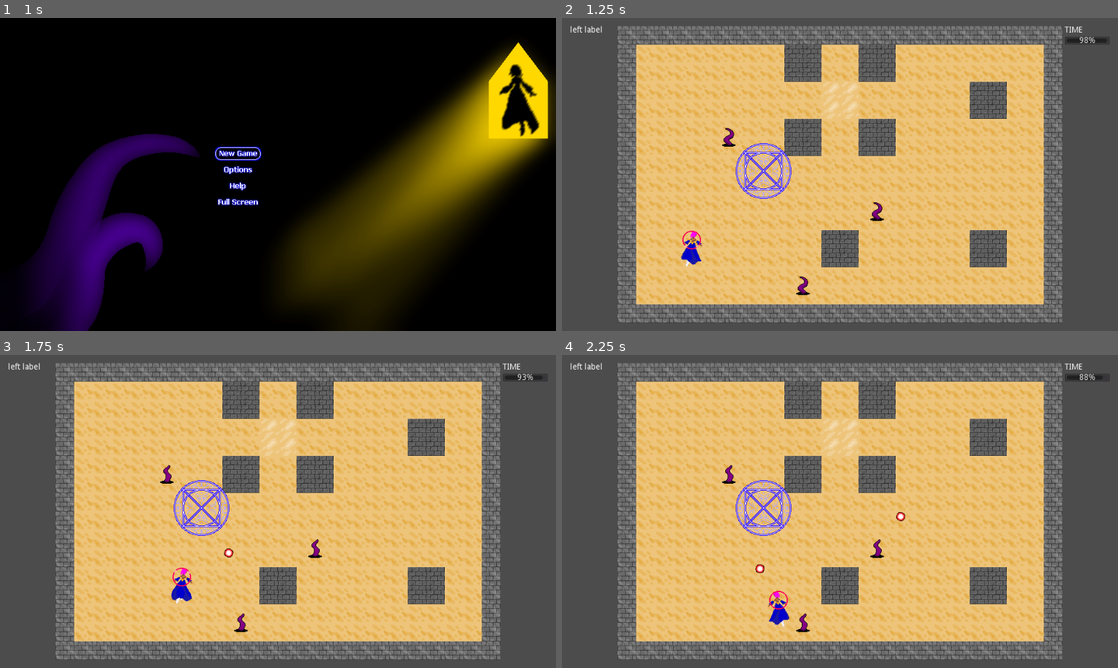
Above: before the commit, frames 1-4 (two rows, left to right).
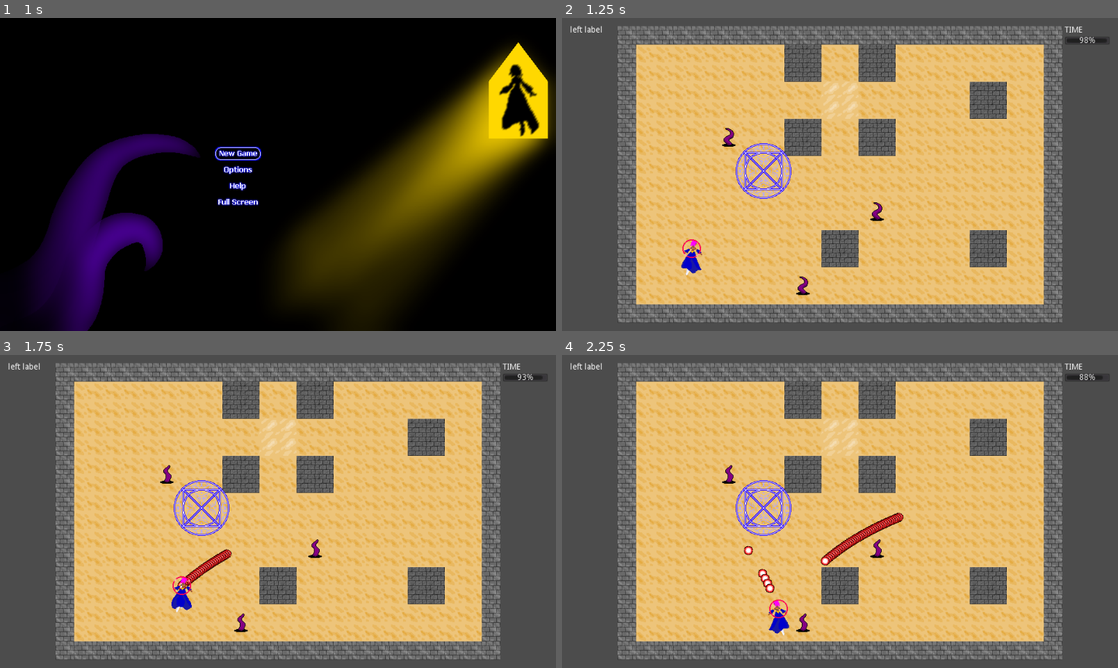
Above: after the commit, the same moments.

Repository: alpacanumerals/LD51
Game: Godot game, scene res://Title.tscn
Same seed, same stepped clock (60 frames per second), same inputs: the game is played once before the commit and once after it.
Inputs (mouse positions are in pixels of both pictures, inside the frame that each line leads up to):
- Up to frame 1 (1 s): click (239, 152) at 0.5 s
- Up to frame 2 (1.25 s): no input
- Up to frame 3 (1.75 s): tap Enter at 1.25 s; move the mouse to (400, 495) at 1.27 s; press the mouse at (400, 495) at 1.28 s; hold Right (ui_right) from 1.28 s (still down)
- Up to frame 4 (2.25 s): move the mouse to (728, 527) at 2.02 s; release Right (ui_right) at 2.03 s; release the mouse at (728, 527) at 2.03 s; hold Down (ui_down) from 2.03 s (still down); click (728, 527) at 2.1 s

Frame 1 is identical in both runs. In frame 2, 0.3% of the frame differs, in the area x 21-26%, y 68-83%; in frame 3, 0.6%; in frame 4, 1.1%, in the area x 32-62%, y 50-90%.

Commit message:
bullet sounds

Diff:
--- a/autoload/sounds.gd
+++ b/autoload/sounds.gd
@@ -5,8 +5,12 @@
 var mouseover_sound = preload("res://sounds/sfx/Mouseover.tscn")
 var select_sound = preload("res://sounds/sfx/Select.tscn")
 
+var shoot_a = preload("res://sounds/sfx_game/shoot_a.tscn")
+
 var ui_mouseover
 var ui_select
+
+var sfx_shoot_a
 
 func _ready():
     pause_mode = Node.PAUSE_MODE_PROCESS
@@ -17,8 +21,11 @@
     current_scene = root.get_child(root.get_child_count() - 1)
     ui_mouseover = mouseover_sound.instance()
     ui_select = select_sound.instance()
+    sfx_shoot_a = shoot_a.instance()
     add_child(ui_mouseover)
     add_child(ui_select)
+    add_child(sfx_shoot_a)
+
 
 func sfx_mo():
     ui_mouseover.play()
@@ -26,6 +33,9 @@
 func sfx_sel():
     ui_select.play()
 
+func sfx_shoot_a():
+    sfx_shoot_a.play()
+
 # Called every frame. 'delta' is the elapsed time since the previous frame.
 #func _process(delta):
 #    pass
--- a/bullet/Bullet.tscn
+++ b/bullet/Bullet.tscn
@@ -12,6 +12,7 @@
 } ]
 
 [sub_resource type="CircleShape2D" id=1]
+radius = 7.0
 
 [node name="Bullet" type="Area2D"]
 collision_layer = 4
--- a/bullet/bullet.gd
+++ b/bullet/bullet.gd
@@ -7,8 +7,8 @@
 
 func _ready():
     add_to_group(constants.BULLET_GROUP)
+    sounds.sfx_shoot_a()
 
-# Called when the node enters the scene tree for the first time.
 func _physics_process(delta):
     velocity = Vector2(-speed*delta, 0).rotated(rotation)
 
--- a/player/Player.tscn
+++ b/player/Player.tscn
@@ -194,14 +194,13 @@
 script = ExtResource( 14 )
 
 [node name="HitHalo" type="AnimatedSprite" parent="."]
-position = Vector2( 0, -15 )
 frames = SubResource( 38 )
 
 [node name="CollisionShape2D" type="CollisionShape2D" parent="."]
-position = Vector2( 0, -15 )
 shape = SubResource( 39 )
 
 [node name="AnimatedSprite" type="AnimatedSprite" parent="."]
+position = Vector2( 0, 15 )
 z_index = 1
 frames = SubResource( 1 )
 animation = "front_right"
--- a/player/playerbody.gd
+++ b/player/playerbody.gd
@@ -24,10 +24,9 @@
         velocity.y -= 1
     velocity = velocity.normalized() * speed
 
-func _input(event):
-    if event is InputEventMouseButton:
-        if event.button_index == BUTTON_LEFT and event.pressed:
-            emit_signal("shoot", Bullet, direction_to_mouse, position)
+func process_shoot():
+    if Input.is_action_pressed("ui_shoot"):
+        emit_signal("shoot", Bullet, direction_to_mouse, position)
 
 func _physics_process(delta):
     process_movement_input()
@@ -35,6 +34,8 @@
 
     direction_to_mouse = global_position.angle_to_point(get_global_mouse_position())
     set_animation(direction_to_mouse)
+
+    process_shoot()
 
 func set_animation(direction_to_mouse):
     if (direction_to_mouse > 0 && direction_to_mouse < PI/2):
--- /dev/null
+++ b/sounds/sfx_game/shoot_a.tscn
@@ -0,0 +1,7 @@
+[gd_scene load_steps=2 format=2]
+
+[ext_resource path="res://sounds/sfx_game/shoot.wav" type="AudioStream" id=1]
+
+[node name="AudioStreamPlayer" type="AudioStreamPlayer"]
+stream = ExtResource( 1 )
+bus = "Sound"
Not shown, added: sounds/sfx_game/shoot.wav.import
Not shown, added: sounds/sfx_game/shoot.wav
